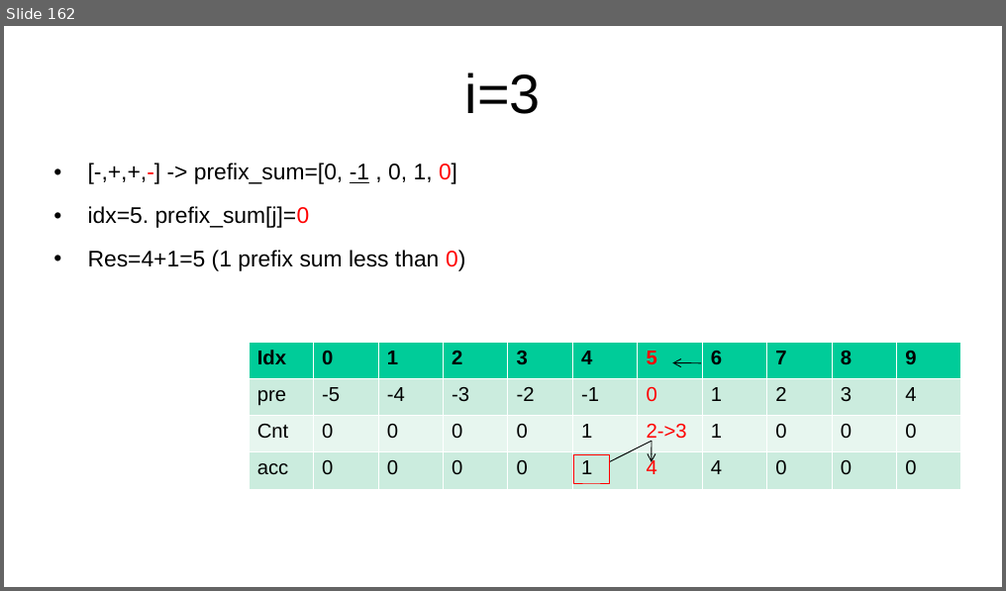
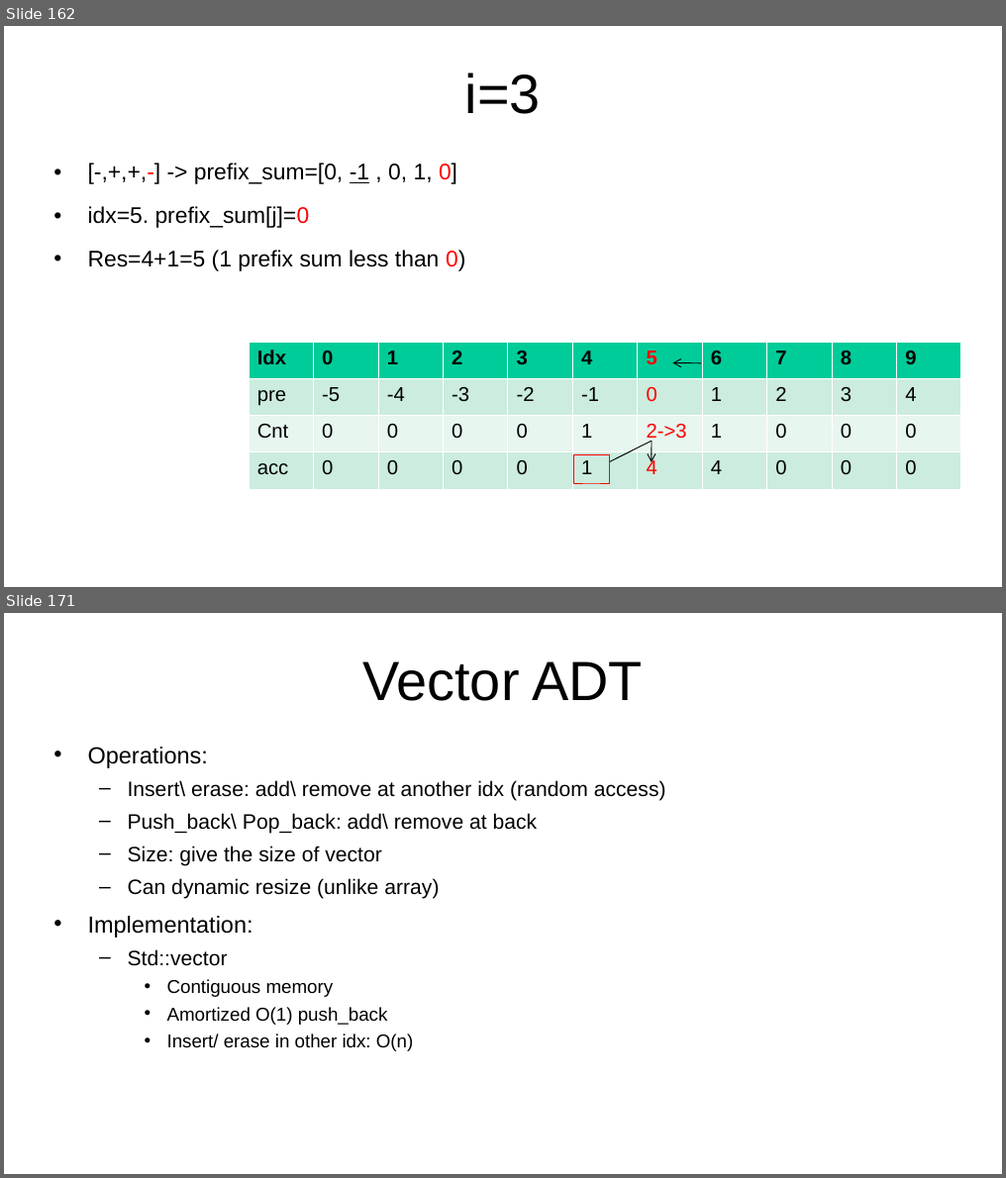
Before and after one commit to kindaichinisan/CompetitiveProgramming, a slide deck: MyCode/competitive_programming.ppt. Shown one above the other, each under a label of ours: slide 162 before the commit, slides 162 and 171 after it; the slides between them are not shown. The pictures are 1006x591 and 1006x1178 pixels, drawn with LibreOffice and Linux fonts; fonts in the diff are those of the drawing. Boxes give left, top, right and bottom in pixels: in the first picture for what was removed or moved away, otherwise in the second. Text is boxed around its words. In the diff, an @@ line names an element or a change of style, - is before the commit and + after.

```diff
--- a/MyCode/competitive_programming.ppt
+++ b/MyCode/competitive_programming.ppt
@@ slide 171 added at (4, 613, 1002, 1174), background #FFFFFF @@
@@ title added at (362, 662, 643, 701), 44 pt, text #000000 @@
+Vector ADT
@@ text added at (88, 747, 666, 1052), 16.6 pt, text #000000 @@
+• Operations:
+  – Insert\ erase: add\ remove at another idx (random access)
+  – Push_back\ Pop_back: add\ remove at back
+  – Size: give the size of vector
+  – Can dynamic resize (unlike array)
+• Implementation:
+  – Std::vector
+    • Contiguous memory
+    • Amortized O(1) push_back
+    • Insert/ erase in other idx: O(n)
```
Also in this commit, not shown: 1 slide changed, 22 other slides added, 4 other files.
